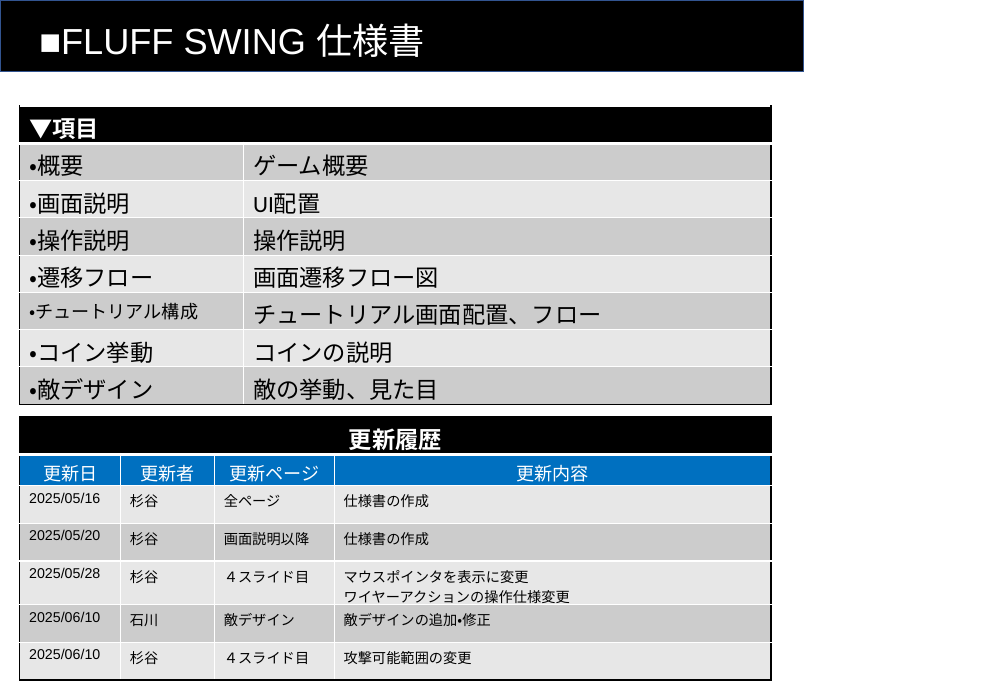
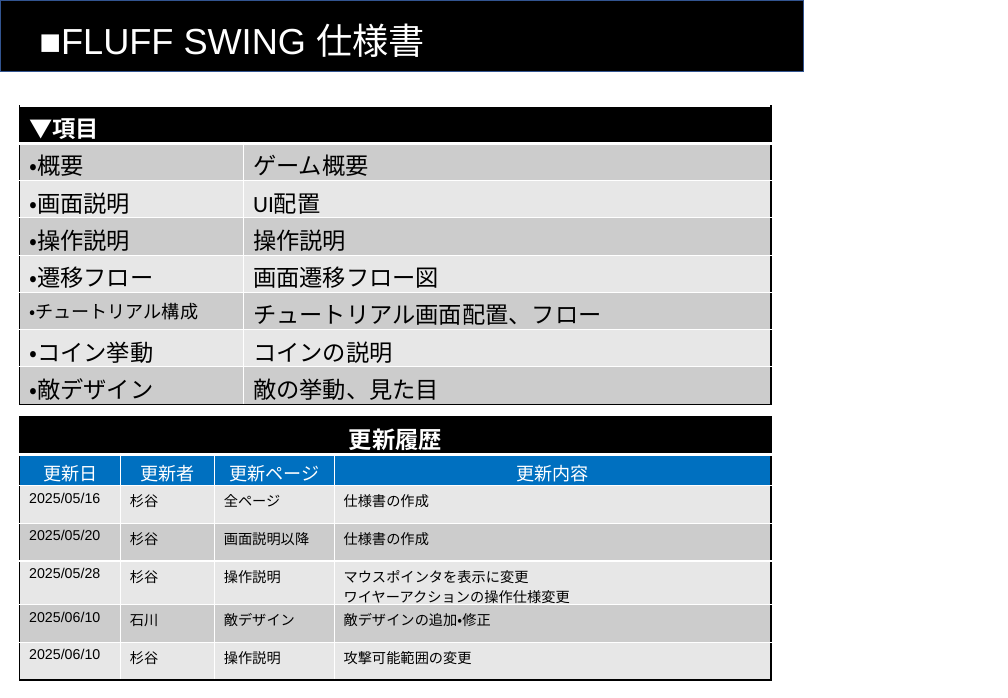
Before and after one commit to Koha58/FLUFF_SWING, a slide deck: slide 1 of Assets/Specs/仕様書.pptx. Drawn at 1008x698 pixels with LibreOffice and Linux fonts; fonts in the diff are those of the drawing. Boxes give left, top, right and bottom in pixels: in the first picture for what was removed or moved away, otherwise in the second. Text is boxed around its words. In the diff, an @@ line names an element or a change of style, - is before the commit and + after.

```diff
--- a/Assets/Specs/仕様書.pptx
+++ b/Assets/Specs/仕様書.pptx
@@ table at [20, 417, 771, 680] @@
-row 5, column 3: ４スライド目
+row 5, column 3: 操作説明
-row 7, column 3: ４スライド目
+row 7, column 3: 操作説明
```
Also in this commit, not shown: 2 other slides changed, 3 other files.
